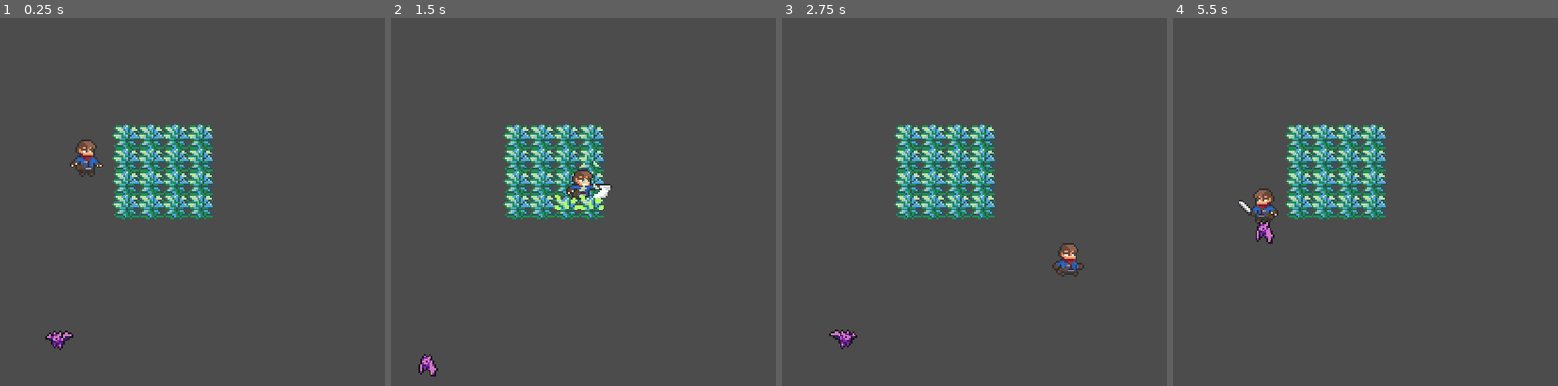
Above: before the commit, frames 1-4 (left to right).
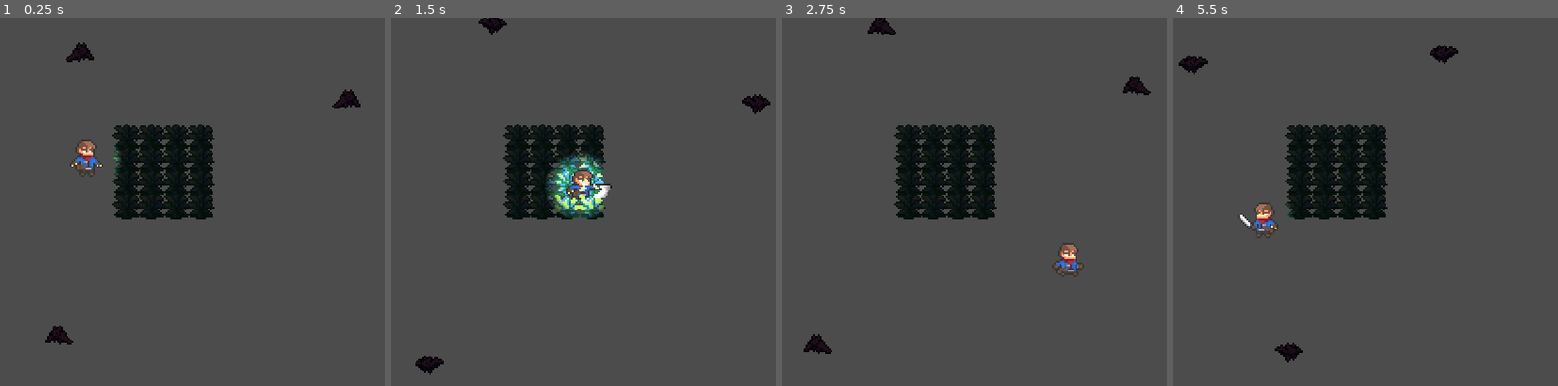
Above: after the commit, the same moments.

Repository: jaonewguy/GDFG-24
Game: Godot game, scene res://Scenes/Level.tscn
Same seed, same stepped clock (60 frames per second), same inputs: the game is played once before the commit and once after it.
Inputs (mouse positions are in pixels of both pictures, inside the frame that each line leads up to):
- Up to frame 1 (0.25 s): no input
- Up to frame 2 (1.5 s): move the mouse to (outside the picture) at 0.52 s; hold D (right) 0.53-1.28 s; click (outside the picture) at 0.6 s; move the mouse to (548, 249) at 1.27 s; hold S (down) from 1.28 s (still down); click (548, 249) at 1.35 s
- Up to frame 3 (2.75 s): move the mouse to (1163, 135) at 2.02 s; release S (down) at 2.03 s; hold D (right) from 2.03 s (still down); click (1163, 135) at 2.1 s
- Up to frame 4 (5.5 s): move the mouse to (1442, 316) at 2.77 s; release D (right) at 2.78 s; hold W (up) 2.78-3.53 s; click (1442, 316) at 2.85 s; move the mouse to (outside the picture) at 3.52 s; hold A (left) 3.53-5.03 s; click (outside the picture) at 3.6 s; move the mouse to (1253, 165) at 4.27 s; click (1253, 165) at 4.35 s; move the mouse to (1515, 231) at 5.02 s; hold S (down) from 5.03 s (still down); click (1515, 231) at 5.1 s

The runs differ from the first frame. In frame 1, 6.6% of the frame differs, in the area x 11-94%, y 6-91%; in frame 2, 5.5%; in frame 3, 6.7%; in frame 4, 7.3%, in the area x 1-75%, y 7-94%.

Commit message:
Add basic player lighting

Diff:
--- a/Scenes/Bat.tscn
+++ b/Scenes/Bat.tscn
@@ -37,7 +37,7 @@
 radius = 5.0
 
 [sub_resource type="CircleShape2D" id=8]
-radius = 63.1269
+radius = 54.0093
 
 [node name="Bat" type="KinematicBody2D"]
 script = ExtResource( 3 )
@@ -45,7 +45,7 @@
 [node name="AnimatedSprite" type="AnimatedSprite" parent="."]
 frames = SubResource( 6 )
 animation = "Fly"
-frame = 2
+frame = 3
 playing = true
 
 [node name="CollisionShape2D" type="CollisionShape2D" parent="."]
--- a/Scenes/Level.tscn
+++ b/Scenes/Level.tscn
@@ -63,3 +63,12 @@
 
 [node name="Bat" parent="YSort" instance=ExtResource( 3 )]
 position = Vector2( 78, 173 )
+
+[node name="Bat2" parent="YSort" instance=ExtResource( 3 )]
+position = Vector2( 79, 27 )
+
+[node name="Bat3" parent="YSort" instance=ExtResource( 3 )]
+position = Vector2( 227, 44 )
+
+[node name="CanvasModulate" type="CanvasModulate" parent="."]
+color = Color( 0.141176, 0.129412, 0.129412, 1 )
--- a/Scenes/Player.tscn
+++ b/Scenes/Player.tscn
@@ -1,7 +1,8 @@
-[gd_scene load_steps=24 format=2]
+[gd_scene load_steps=25 format=2]
 
 [ext_resource path="res://Assets/player/adventurer_sprite_sheet_v1.1.png" type="Texture" id=1]
 [ext_resource path="res://Player.gd" type="Script" id=2]
+[ext_resource path="res://Assets/lights/basic_circle.png" type="Texture" id=3]
 
 [sub_resource type="CapsuleShape2D" id=3]
 radius = 6.0
@@ -167,3 +168,10 @@
 [node name="StepCollision" type="CollisionShape2D" parent="."]
 position = Vector2( -1.5, 4 )
 shape = SubResource( 21 )
+
+[node name="Light2D" type="Light2D" parent="."]
+position = Vector2( -2, -3 )
+scale = Vector2( 0.818878, 0.78699 )
+texture = ExtResource( 3 )
+texture_scale = 0.78
+shadow_enabled = true
--- a/Scripts/Bat.gd
+++ b/Scripts/Bat.gd
@@ -22,7 +22,7 @@
     state = pick_random_state([IDLE, WANDER])
 
 func _physics_process(delta: float) -> void:
-    print("State:", state)
+#    print("State:", state)
     match state:
         IDLE:
             velocity = velocity.move_toward(Vector2.ZERO, FRICTION * delta)
@@ -48,7 +48,7 @@
 
 func accelerate_towards_point(point, delta):
     var direction = global_position.direction_to(point)
-    print("Direction:", direction)
+#    print("Direction:", direction)
     velocity = velocity.move_toward(direction * MAX_SPEED, ACCELERATION * delta)
     sprite.flip_h = velocity.x < 0
 
@@ -61,6 +61,6 @@
         state = CHASE
 
 func update_wander():
-    print("Entered update_wander")
+#    print("Entered update_wander")
     state = pick_random_state([IDLE, WANDER])
     wanderController.start_wander_timer(rand_range(1, 3))
--- a/Scripts/WanderController.gd
+++ b/Scripts/WanderController.gd
@@ -8,8 +8,6 @@
 onready var timer = $Timer
 
 func _ready():
-    print("Bat position")
-    print(self.global_position)
     update_target_position()
 
 func update_target_position():
@@ -19,12 +17,11 @@
     print(target_position)
 
 func get_time_left():
-    print("Time left:", timer.time_left)
     return timer.time_left
 
 func start_wander_timer(duration):
-    print("Start wander time:", duration)
     timer.start(duration)
 
 func _on_Timer_timeout():
+#     TODO: Update only during specific state?
     update_target_position()
Binary file added: Assets/lights/basic_circle.png
Not shown, added: Assets/lights/basic_circle.png.import
Binary file added: Assets/lights/basic_circle_linear.png
Not shown, added: Assets/lights/basic_circle_linear.png.import
